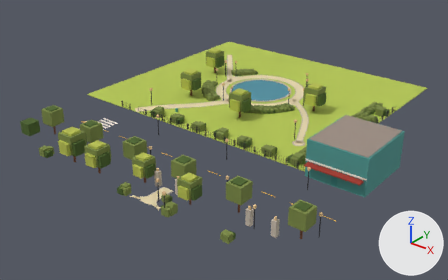
An edit to the glTF model newcity/chunk_-1_-2.glb, drawn before and after from the same camera.
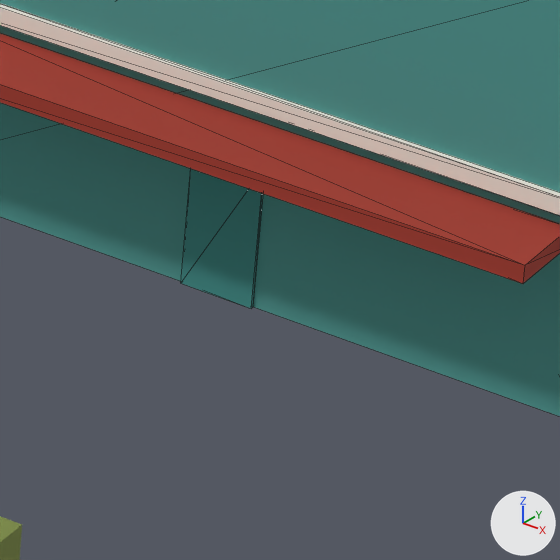
There are two pictures of each version: one whole from a 50 mm lens placed at (36.4, 3.0, 55.2), pointed at (-40.3, 98.9, -4.2), one close up on the part from 70% to 81% of the width and 58% to 75% of the height. Lighting does not change. The marker at lower right points along +X, +Y and +Z. The first two pictures are the older version. The close-ups show mesh edges as thin lines. Vertices at exactly the same position are counted once.

In view in the first close-up: 'chunk_-1_-2__building', 'chunk_-1_-2__tree'.
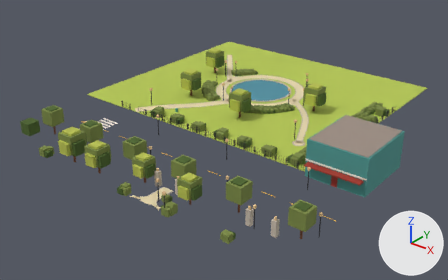
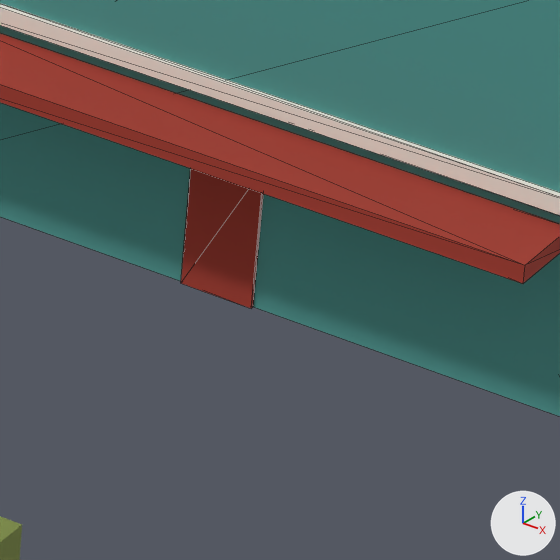
Pixel boxes [x1, y1, x2, y2] of what changed, in the close-ups (560 x 560 px):
part 1 of me_bld_boylston_s2, recoloured (cyan to red)
    both: [181, 169, 263, 308]

The change, as a list of edits to the scene's bpy script:
```text
Change me_bld_boylston_s2:
    where me_bld_boylston_s2.from_pydata(...)  # 40 vertices, 60 faces; spans x -14.0..-2.0, y 88.1..103.5, z 0.0..7.5
    used by ob_chunk__1__2__building; location = (0.0, 0.0, 0.0)
    me_bld_boylston_s2 part 1: all 12 faces that had it switch from mat_nc_door_teal (cyan #3f8f8a) to mat_nc_door_red (red #a83a2c)
```
